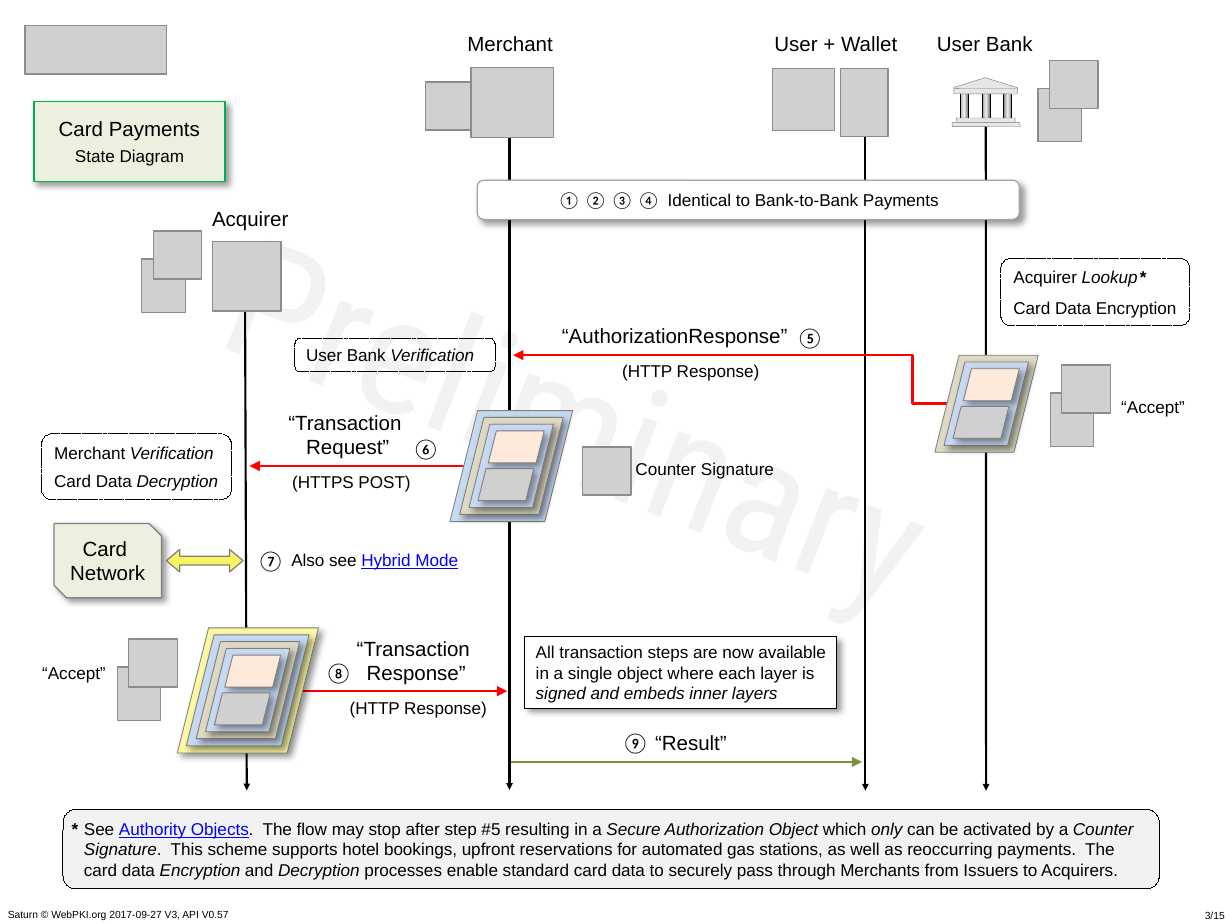
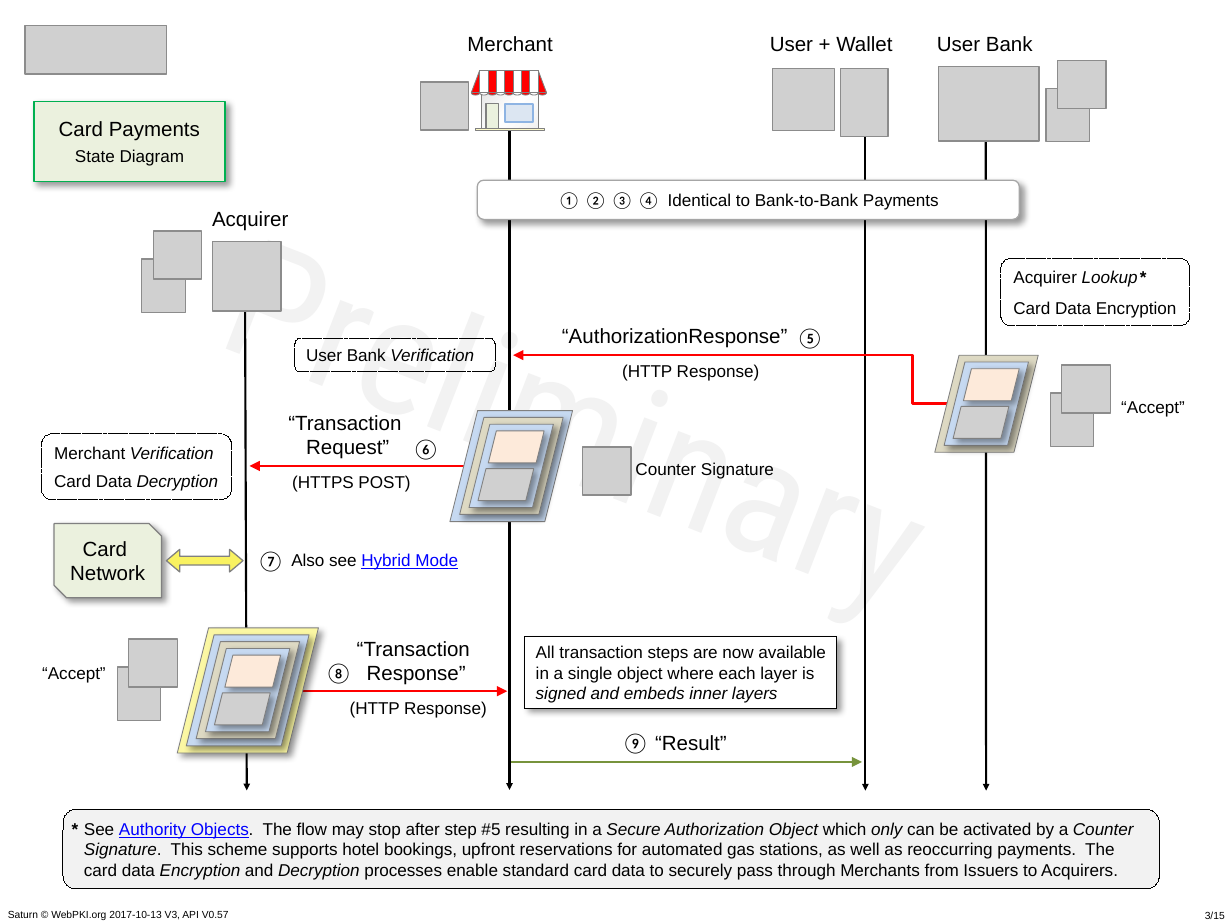
Before and after one commit to cyberphone/doc, a slide deck: slide 3 of saturn/saturn-v3-presentation.pptx. Drawn at 1232x924 pixels with LibreOffice and Linux fonts; fonts in the diff are those of the drawing; grey boxes stand for pictures. Boxes give left, top, right and bottom in pixels: in the first picture for what was removed or moved away, otherwise in the second. Text is boxed around its words. In the diff, an @@ line names an element or a change of style, - is before the commit and + after.

```diff
--- a/saturn/saturn-v3-presentation.pptx
+++ b/saturn/saturn-v3-presentation.pptx
@@ text "User + Wallet": place and size @@
-text "User + Wallet" at <box>774,36,897,52</box>
+text "User + Wallet" at <box>770,36,892,52</box>
@@ picture: place and size @@
-picture at <box>426,83,474,131</box>
+picture at <box>420,83,468,131</box>
@@ picture removed at <box>471,68,553,138</box> @@
@@ group added at <box>472,70,547,131</box>: 11 rectangles, 9 ellipses, 2 right triangles, 1 line @@
@@ picture added at <box>939,67,1039,140</box> @@
@@ group removed at <box>952,78,1020,127</box>: 3 rectangles, 3 freeform shapes, 1 line @@
@@ picture: place and size @@
-picture at <box>1037,89,1080,142</box>
+picture at <box>1046,89,1089,142</box>
@@ picture: place and size @@
-picture at <box>1050,60,1098,108</box>
+picture at <box>1057,60,1105,108</box>
@@ arrow moved from (986, 117) - (986, 791) to (986, 126) - (986, 791) @@
@@ text at <box>8,910,229,920</box>: text changed @@
-Saturn © WebPKI.org 2017-09-27 V3, API V0.57
+Saturn © WebPKI.org 2017-10-13 V3, API V0.57
```
Also in this commit, not shown: 14 other slides changed, 3 other files.
